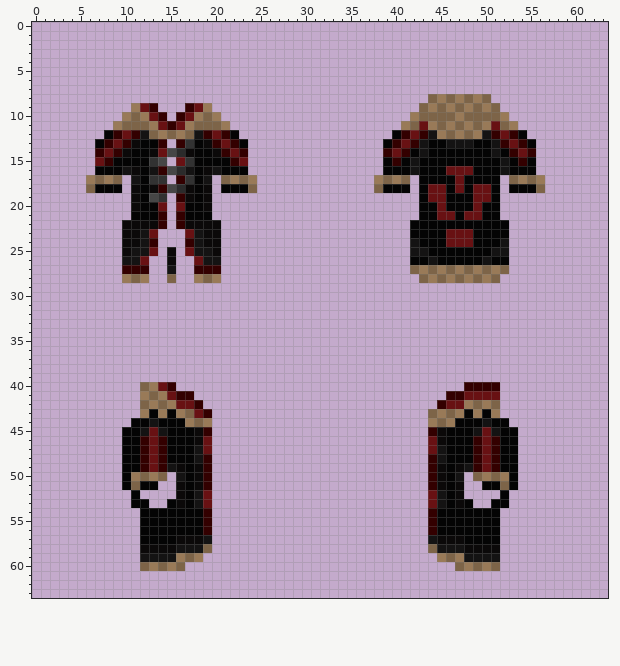
One commit to this pixel-art sprite: Resources/Textures/_Umbra/Clothing/OuterClothing/WinterCoats/arduscoat.rsi/equipped-OUTERCLOTHING.png. The picture above is the old version.
The file is 64x64 pixels. Colours within 5 levels of each other are drawn and written as one.
Now the later version:
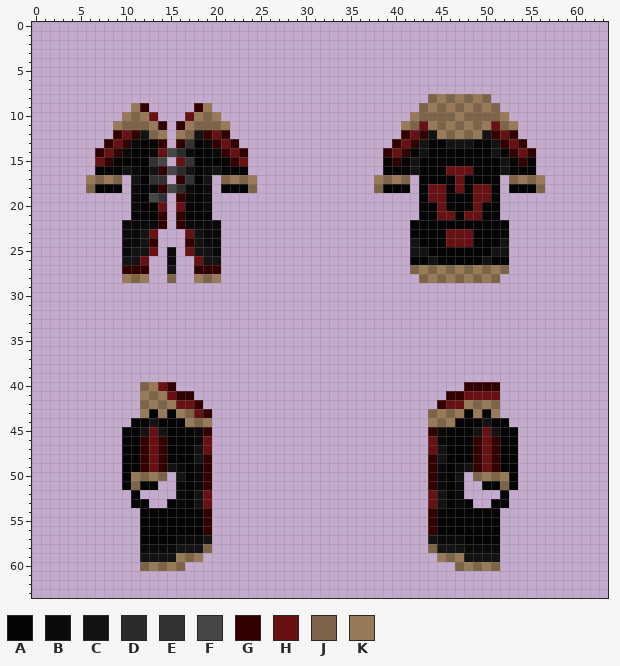
Palette (. is transparent): A #040404  B #0b0909  C #141313  D #2b2b2b  E #323232  F #464646  G #330000  H #681113  J #7d6448  K #997a58
Change:
Colour G replaces colour H in row 9 at x 12 and 18; in row 11 at x 14 and 16.
The edit erases colour A in row 12 at x 8, 22, 40 and 54; in row 13 at x 7, 23, 39 and 55.
The edit erases colour G in row 9 at x 13 and 17; in row 10 at x 14 and 16; in row 11 at x 15.
The edit erases colour J in row 12 at x 15.
